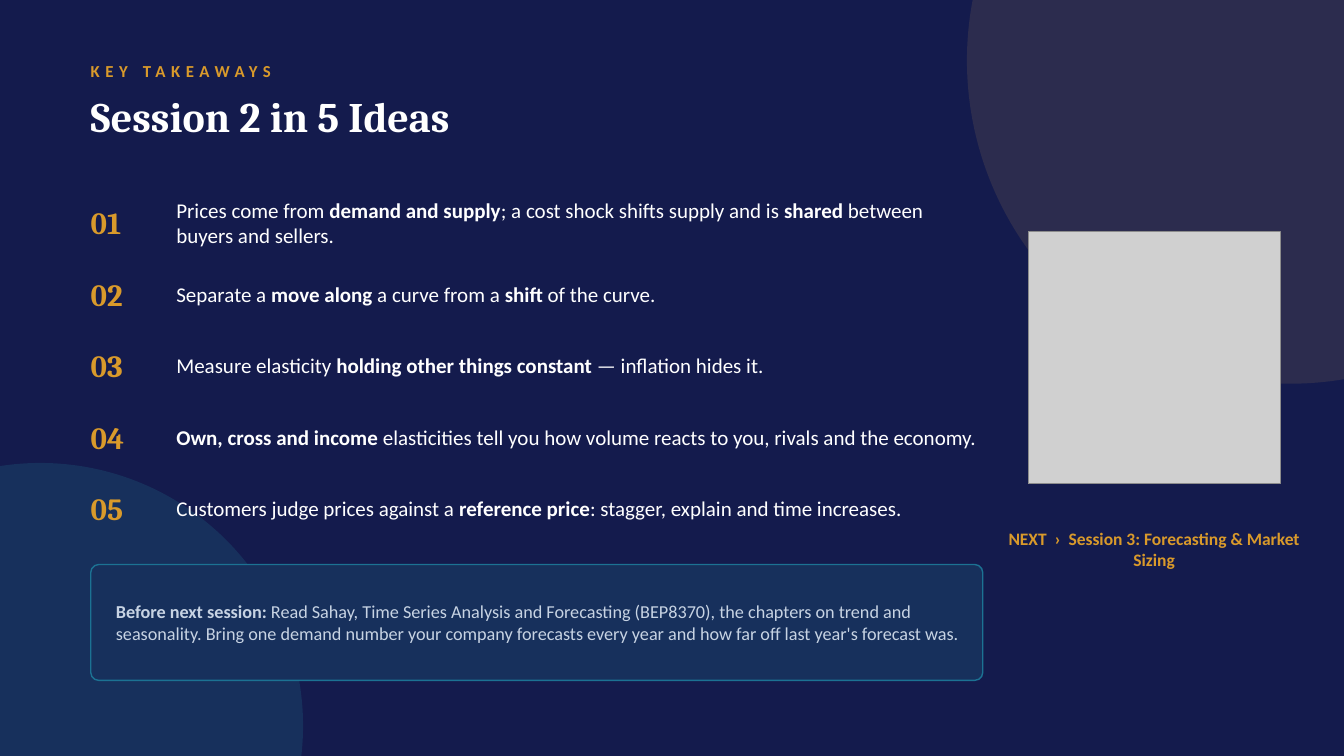
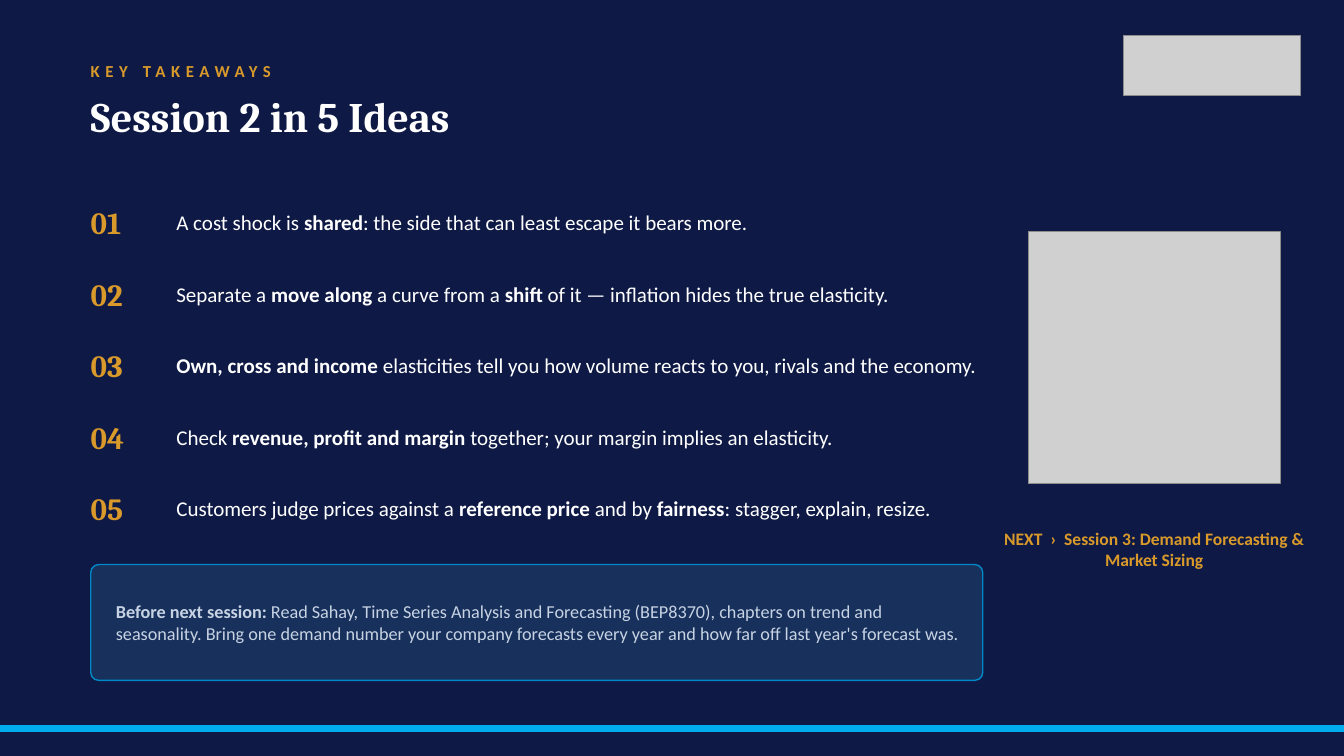
Before and after one commit to adibongo/eegb, a slide deck: slide 33 of sessions/s02/slides/EEGB_S02_Demand_Supply_Elasticity_with_Behavioural_Insights.pptx (slide 29 before the commit). Drawn at 1344x756 pixels with LibreOffice and Linux fonts; fonts in the diff are those of the drawing; grey boxes stand for pictures; background and template pictures are left out. Boxes give left, top, right and bottom in pixels: in the first picture for what was removed or moved away, otherwise in the second. Text is boxed around its words. In the diff, an @@ line names an element or a change of style, - is before the commit and + after.

```diff
--- a/sessions/s02/slides/EEGB_S02_Demand_Supply_Elasticity_with_Behavioural_Insights.pptx
+++ b/sessions/s02/slides/EEGB_S02_Demand_Supply_Elasticity_with_Behavioural_Insights.pptx
@@ background #141B4D to picture (left out) @@
@@ ellipse removed at [968, 0, 1344, 383] @@
@@ picture added at [1124, 35, 1301, 96] @@
@@ text at [176, 215, 748, 234]: text changed @@
-Prices come from demand and supply; a cost shock shifts supply and is shared between buyers and sellers.
+A cost shock is shared: the side that can least escape it bears more.
@@ text at [176, 287, 888, 306]: text changed @@
-Separate a move along a curve from a shift of the curve.
+Separate a move along a curve from a shift of it — inflation hides the true elasticity.
@@ text "Own, cross and income elasticities ...": place and size @@
-text "Own, cross and income elasticities ..." at [176, 430, 976, 449]
+text "Own, cross and income elasticities ..." at [176, 358, 976, 377]
@@ text removed at [176, 358, 763, 377] @@
-Measure elasticity holding other things constant — inflation hides it.
@@ text added at [176, 430, 832, 449], 15 pt, text #FFFFFF @@
+Check revenue, profit and margin together; your margin implies an elasticity.
@@ ellipse removed at [0, 464, 302, 756] @@
@@ text at [176, 501, 930, 520]: text changed @@
-Customers judge prices against a reference price: stagger, explain and time increases.
+Customers judge prices against a reference price and by fairness: stagger, explain, resize.
@@ text at [1004, 532, 1288, 569]: text changed @@
-NEXT › Session 3: Forecasting & Market Sizing
+NEXT › Session 3: Demand Forecasting & Market Sizing
@@ rounded rectangle at [91, 565, 983, 681]: outline #1C7293 1 pt to #0088C7 1 pt @@
@@ text at [116, 605, 958, 643]: text changed @@
-Before next session: Read Sahay, Time Series Analysis and Forecasting (BEP8370), the chapters on trend and seasonality. Bring one demand number your company forecasts every year and how far off last year's forecast was.
+Before next session: Read Sahay, Time Series Analysis and Forecasting (BEP8370), chapters on trend and seasonality. Bring one demand number your company forecasts every year and how far off last year's forecast was.
@@ rectangle added at [0, 726, 1344, 732], fill #00AEEF, outline #00AEEF 1 pt @@
```
Also in this commit, not shown: 23 other slides changed, 15 slides added, 5 slides removed, 27 other files.
